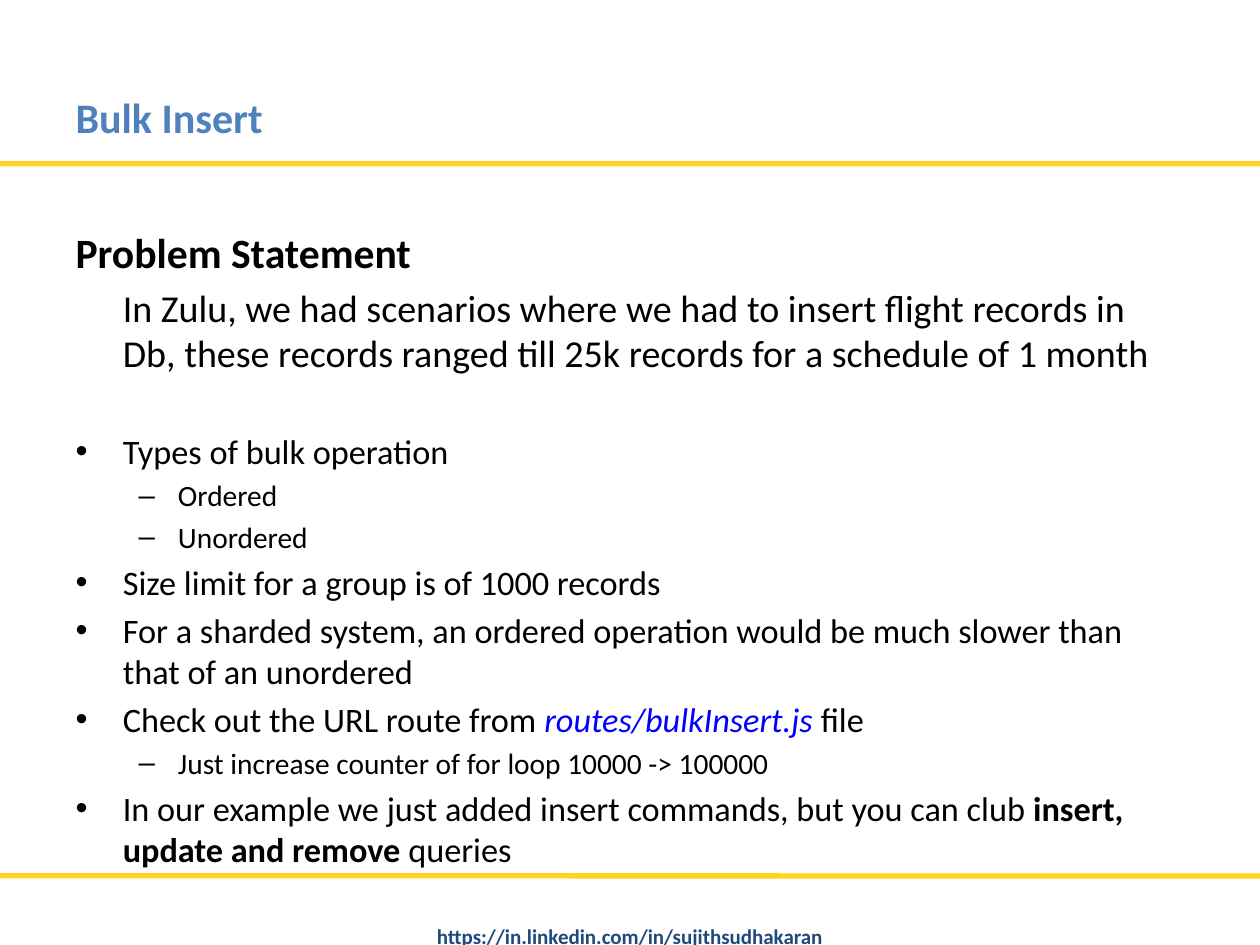
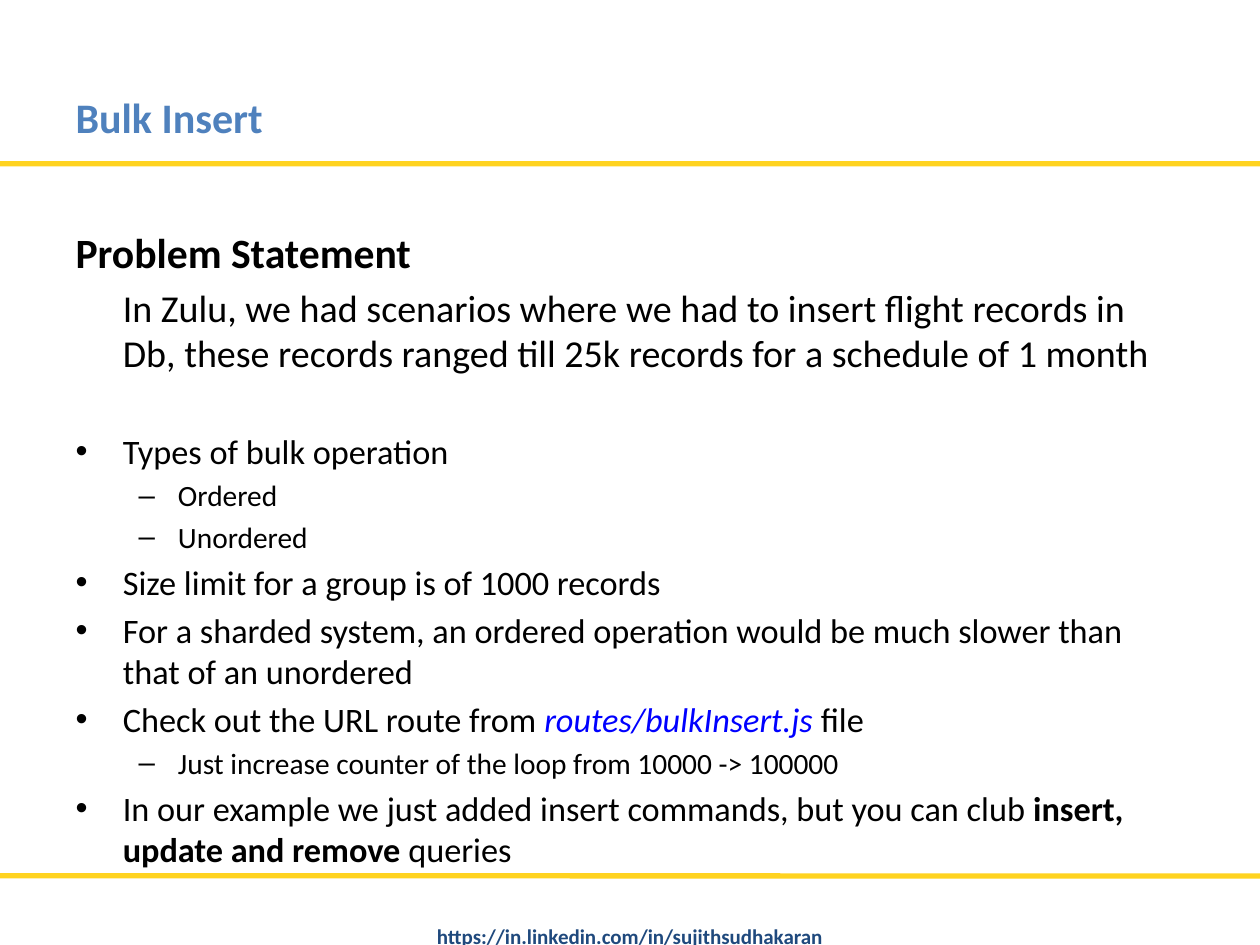
Before and after one commit to nitinmlvya/mongodb-tips-and-advfeatures, a slide deck: slide 7 of MongoDB Tips and Advance Features.pptx. Drawn at 1260x945 pixels with LibreOffice and Linux fonts; fonts in the diff are those of the drawing; background and template pictures are left out. Boxes give left, top, right and bottom in pixels: in the first picture for what was removed or moved away, otherwise in the second. Text is boxed around its words. In the diff, an @@ line names an element or a change of style, - is before the commit and + after.

```diff
--- a/MongoDB Tips and Advance Features.pptx
+++ b/MongoDB Tips and Advance Features.pptx
@@ text at [178, 753, 838, 779]: text changed @@
-  – Just increase counter of for loop 10000 -> 100000
+  – Just increase counter of the loop from 10000 -> 100000
```
Also in this commit, not shown: 4 other slides changed, 3 other files.
